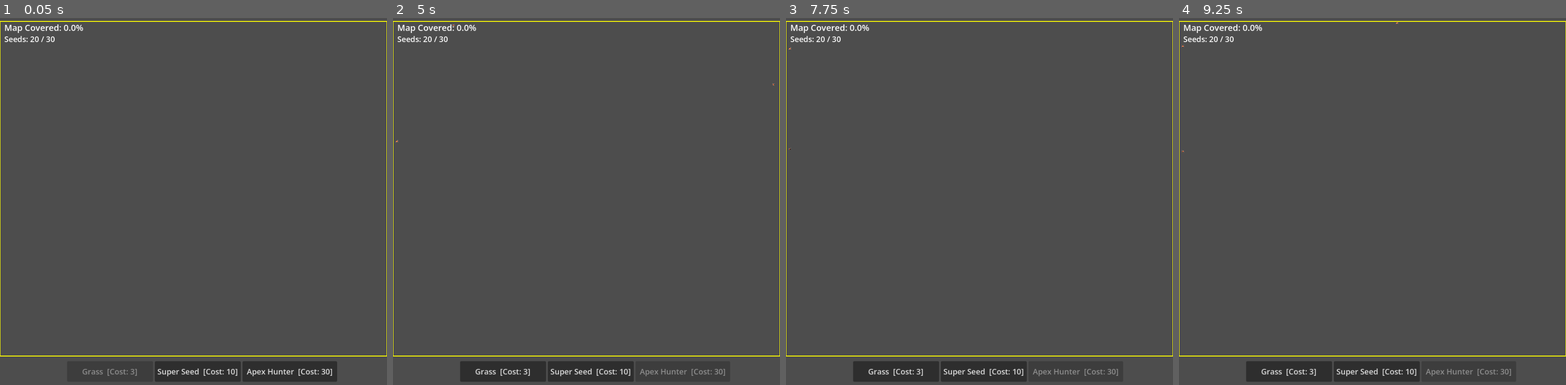
Above: before the commit, frames 1-4 (left to right).
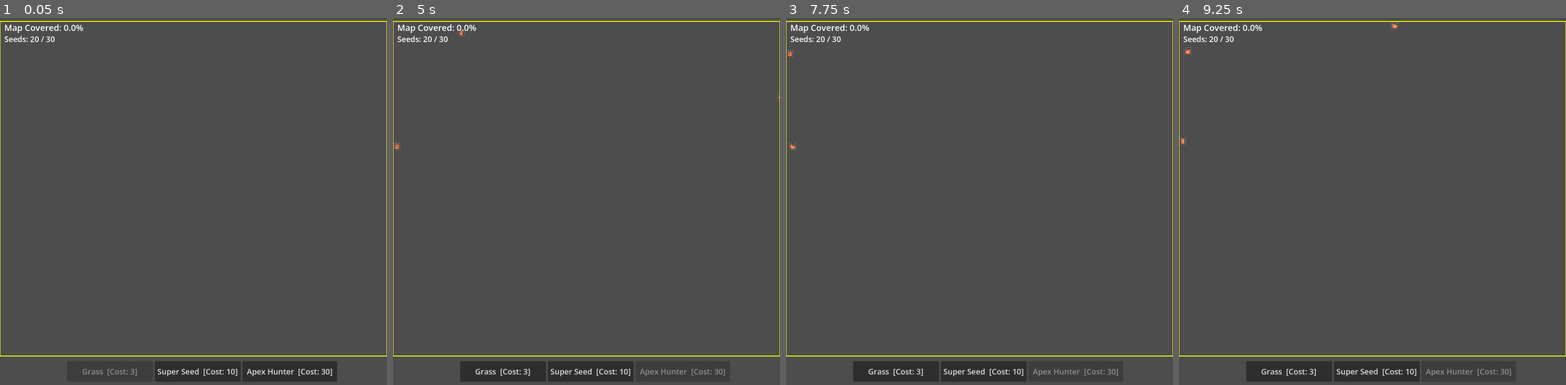
Above: after the commit, the same moments.

Repository: mamo1016/ecosystem-game
Game: Godot game, scene res://world.tscn
Same seed, same stepped clock (60 frames per second), same inputs: the game is played once before the commit and once after it.
Inputs (mouse positions are in pixels of both pictures, inside the frame that each line leads up to):
- Up to frame 1 (0.05 s): no input
- Up to frame 2 (5 s): click "Super Seed [Cost: 10]" at 0.5 s; click "Grass [Cost: 3]" at 1.25 s; click "Apex Hunter [Cost: 30]" at 2 s; click "Grass [Cost: 3]" at 2.75 s; click "Super Seed [Cost: 10]" at 3.5 s; click "Apex Hunter [Cost: 30]" at 4.25 s
- Up to frame 3 (7.75 s): click "Grass [Cost: 3]" at 5 s; click "Super Seed [Cost: 10]" at 5.75 s; click "Apex Hunter [Cost: 30]" at 6.5 s; tap Enter at 7.25 s; move the mouse to (1064, 183) at 7.27 s; click (1064, 183) at 7.42 s
- Up to frame 4 (9.25 s): tap Space at 8 s; move the mouse to (1295, 219) at 8.02 s; click (1295, 219) at 8.17 s; tap Enter at 8.75 s; move the mouse to (1411, 120) at 8.77 s; click (1411, 120) at 8.92 s

Frame 1 is identical in both runs. In frame 2, less than 0.1% of the frame differs, in the area x 0-100%, y 1-36%; in frame 3, less than 0.1%; in frame 4, less than 0.1%, in the area x 0-57%, y 1-37%.

Commit message:
Animals start at 3x3, grow to 5x5 then 7x7 max

Diff:
--- a/world.gd
+++ b/world.gd
@@ -103,14 +103,14 @@
 	var pos := _mouse_to_grid()
 	pos.x = clampi(pos.x, 0, MAP_WIDTH - 1)
 	pos.y = clampi(pos.y, 0, MAP_HEIGHT - 1)
-	predators.append({ "pos": pos, "stomach": 0, "hunger": 0, "eating": 0, "facing": DIRS.pick_random(), "size": 1 })
+	predators.append({ "pos": pos, "stomach": 0, "hunger": 0, "eating": 0, "facing": DIRS.pick_random(), "size": 3 })
 	queue_redraw()
 
 func _debug_spawn_apex() -> void:
 	var pos := _mouse_to_grid()
 	pos.x = clampi(pos.x, 0, MAP_WIDTH - 1)
 	pos.y = clampi(pos.y, 0, MAP_HEIGHT - 1)
-	apexes.append({ "pos": pos, "stomach": 0, "hunger": 0, "eating": 0, "facing": DIRS.pick_random(), "size": 1 })
+	apexes.append({ "pos": pos, "stomach": 0, "hunger": 0, "eating": 0, "facing": DIRS.pick_random(), "size": 3 })
 	queue_redraw()
 
 func _draw() -> void:
@@ -284,7 +284,7 @@
 	pos.y = clampi(pos.y, 0, MAP_HEIGHT - 1)
 
 	if tile_id == SEED_APEX:
-		apexes.append({ "pos": pos, "stomach": 0, "hunger": 0, "eating": 0, "facing": DIRS.pick_random(), "size": 1 })
+		apexes.append({ "pos": pos, "stomach": 0, "hunger": 0, "eating": 0, "facing": DIRS.pick_random(), "size": 3 })
 		available_seeds -= cost
 	elif tile_id == GRASS:
 		if get_tile(pos) != EMPTY: return
@@ -350,10 +350,10 @@
 		_: return Vector2i(MAP_WIDTH - 1, randi_range(0, MAP_HEIGHT - 1))
 
 func spawn_red_invader() -> void:
-	predators.append({ "pos": _random_edge_pos(), "stomach": 0, "hunger": 0, "eating": 0, "facing": DIRS.pick_random(), "size": 1 })
+	predators.append({ "pos": _random_edge_pos(), "stomach": 0, "hunger": 0, "eating": 0, "facing": DIRS.pick_random(), "size": 3 })
 
 func spawn_apex_invader() -> void:
-	apexes.append({ "pos": _random_edge_pos(), "stomach": 0, "hunger": 0, "eating": 0, "facing": DIRS.pick_random(), "size": 1 })
+	apexes.append({ "pos": _random_edge_pos(), "stomach": 0, "hunger": 0, "eating": 0, "facing": DIRS.pick_random(), "size": 3 })
 
 func _find_plant_in_rect(rect: Rect2i) -> Vector2i:
 	var start_x = max(0, rect.position.x)
@@ -399,8 +399,8 @@
 	dirs.shuffle()
 	for d in dirs:
 		var new_pos = parent_pos + d * parent_size
-		if new_pos.x >= 0 and new_pos.y >= 0 and new_pos.x + 1 <= MAP_WIDTH and new_pos.y + 1 <= MAP_HEIGHT:
-			list.append({ "pos": new_pos, "stomach": 0, "hunger": 0, "eating": 0, "facing": d, "size": 1 })
+		if new_pos.x >= 0 and new_pos.y >= 0 and new_pos.x + 3 <= MAP_WIDTH and new_pos.y + 3 <= MAP_HEIGHT:
+			list.append({ "pos": new_pos, "stomach": 0, "hunger": 0, "eating": 0, "facing": d, "size": 3 })
 			return
 
 func run_predator_logic() -> void:
@@ -422,8 +422,8 @@
 			var needed_food = p.size * 10
 			while p.stomach >= needed_food:
 				p.stomach -= needed_food
-				if p.size < 5:
-					p.size += 1
+				if p.size < 7:
+					p.size += 2
 					needed_food = p.size * 10
 				else:
 					_try_spawn_offspring(p.pos, alive, p.size)
@@ -476,8 +476,8 @@
 				var needed_food = a.size
 				while a.stomach >= needed_food:
 					a.stomach -= needed_food
-					if a.size < 5:
-						a.size += 1
+					if a.size < 7:
+						a.size += 2
 						needed_food = a.size
 					else:
 						_try_spawn_offspring(a.pos, alive, a.size)
--- a/world.tscn
+++ b/world.tscn
@@ -1,13 +1,13 @@
 [gd_scene format=3 uid="uid://b1ecosim"]
 
-[ext_resource type="Script" path="res://world.gd" id="1_world"]
+[ext_resource type="Script" uid="uid://d2gf3hjp5bjo3" path="res://world.gd" id="1_world"]
 
-[node name="World" type="Node2D"]
+[node name="World" type="Node2D" unique_id=2011073639]
 script = ExtResource("1_world")
 
-[node name="CanvasLayer" type="CanvasLayer" parent="."]
+[node name="CanvasLayer" type="CanvasLayer" parent="." unique_id=1960898039]
 
-[node name="ScoreLabel" type="Label" parent="CanvasLayer"]
+[node name="ScoreLabel" type="Label" parent="CanvasLayer" unique_id=553265983]
 offset_left = 10.0
 offset_top = 8.0
 offset_right = 600.0
@@ -15,7 +15,7 @@
 theme_override_font_sizes/font_size = 20
 text = "Map Covered: 0.0%"
 
-[node name="SeedLabel" type="Label" parent="CanvasLayer"]
+[node name="SeedLabel" type="Label" parent="CanvasLayer" unique_id=529723653]
 offset_left = 10.0
 offset_top = 36.0
 offset_right = 400.0
@@ -23,7 +23,7 @@
 theme_override_font_sizes/font_size = 18
 text = "Seeds: 20"
 
-[node name="RestartButton" type="Button" parent="CanvasLayer"]
+[node name="RestartButton" type="Button" parent="CanvasLayer" unique_id=1745034757]
 visible = false
 offset_left = 400.0
 offset_top = 330.0
@@ -32,25 +32,28 @@
 theme_override_font_sizes/font_size = 22
 text = "Restart"
 
-[node name="HBoxContainer" type="HBoxContainer" parent="CanvasLayer"]
+[node name="HBoxContainer" type="HBoxContainer" parent="CanvasLayer" unique_id=475507667]
 offset_left = 200.0
 offset_top = 672.0
 offset_right = 900.0
 offset_bottom = 720.0
 alignment = 1
 
-[node name="BtnGrass" type="Button" parent="CanvasLayer/HBoxContainer"]
+[node name="BtnGrass" type="Button" parent="CanvasLayer/HBoxContainer" unique_id=360552475]
 custom_minimum_size = Vector2(200, 44)
+layout_mode = 2
 theme_override_font_sizes/font_size = 18
 text = "Grass  [Cost: 3]"
 
-[node name="BtnSuper" type="Button" parent="CanvasLayer/HBoxContainer"]
+[node name="BtnSuper" type="Button" parent="CanvasLayer/HBoxContainer" unique_id=1458722945]
 custom_minimum_size = Vector2(200, 44)
+layout_mode = 2
 theme_override_font_sizes/font_size = 18
 text = "Super Seed  [Cost: 10]"
 
-[node name="BtnPredator" type="Button" parent="CanvasLayer/HBoxContainer"]
+[node name="BtnPredator" type="Button" parent="CanvasLayer/HBoxContainer" unique_id=1644050629]
 custom_minimum_size = Vector2(220, 44)
+layout_mode = 2
 theme_override_font_sizes/font_size = 18
 text = "Apex Hunter  [Cost: 30]"
 
